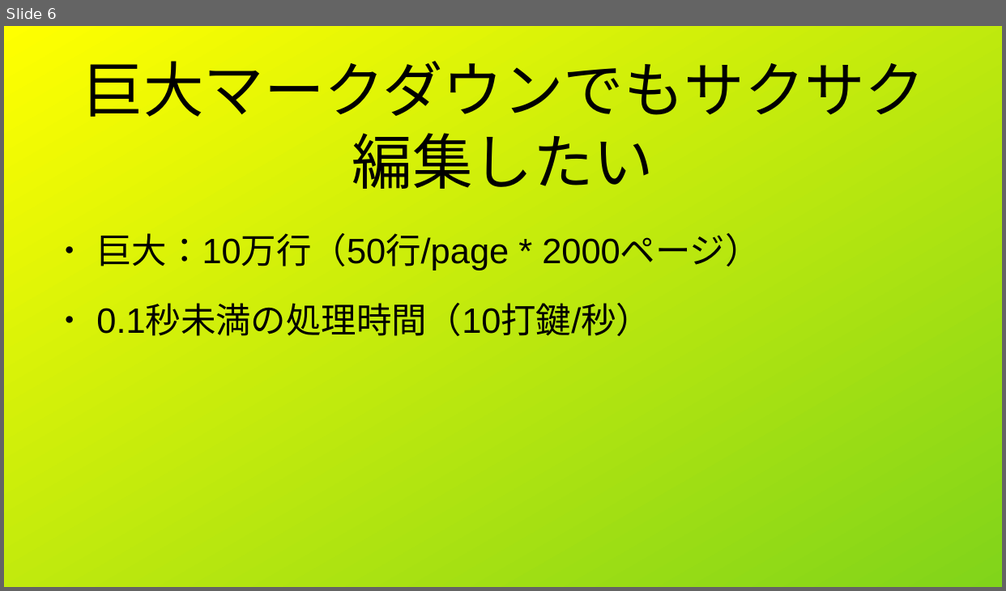
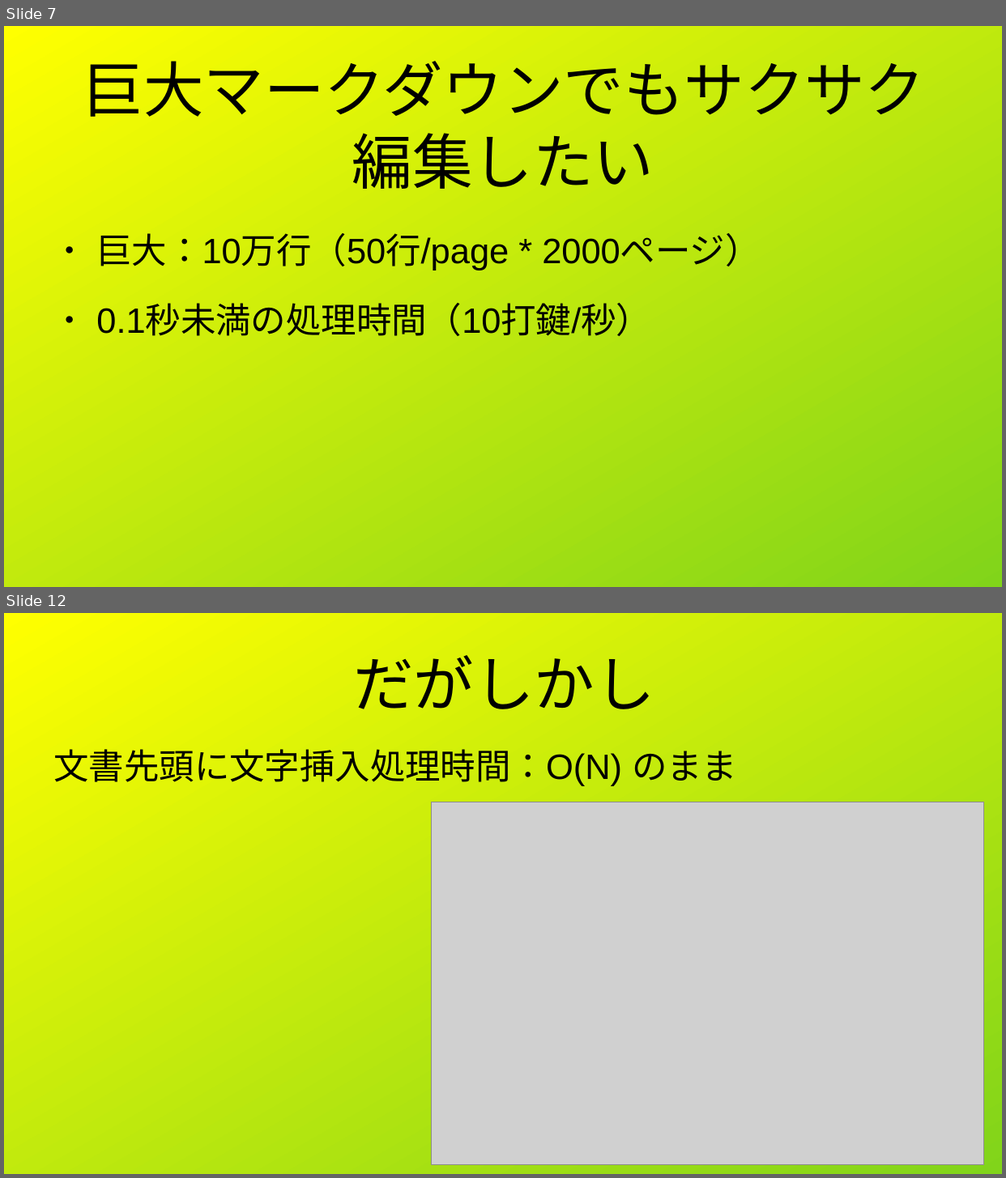
Before and after one commit to vivisuke/viMarkdown, a slide deck: tech/ja/LT20260913/10万行でもサクサク編集.odp. Shown one above the other, each under a label of ours: slide 6 before the commit, slides 7 and 12 after it; the slides between them are not shown. The pictures are 1006x591 and 1006x1178 pixels, drawn with LibreOffice and Linux fonts; fonts in the diff are those of the drawing; grey boxes stand for pictures. Boxes give left, top, right and bottom in pixels: in the first picture for what was removed or moved away, otherwise in the second. Text is boxed around its words. In the diff, an @@ line names an element or a change of style, - is before the commit and + after.

```diff
--- a/tech/ja/LT20260913/10万行でもサクサク編集.odp
+++ b/tech/ja/LT20260913/10万行でもサクサク編集.odp
@@ slide 12 added at box(4, 613, 1002, 1174), background gradient #FFFF00 to #81D41A @@
@@ title added at box(353, 655, 654, 709), 48 pt, text #000000 @@
+だがしかし
@@ text added at box(54, 749, 737, 786), 28 pt, text #000000 @@
+文書先頭に文字挿入処理時間：O(N) のまま
@@ picture added at box(432, 803, 984, 1165) @@
@@ what was slide 6 is now slide 7 @@
```
Also in this commit, not shown: 6 slides changed, 5 other slides added, 2 slides removed, 9 other files.
